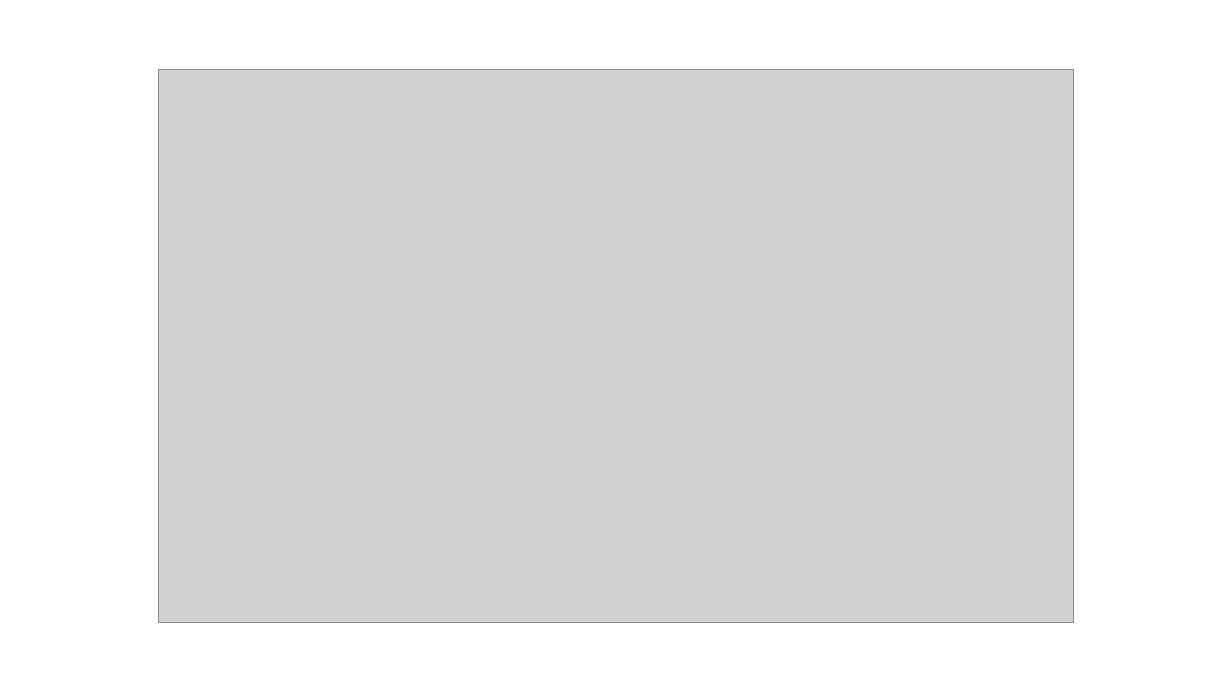
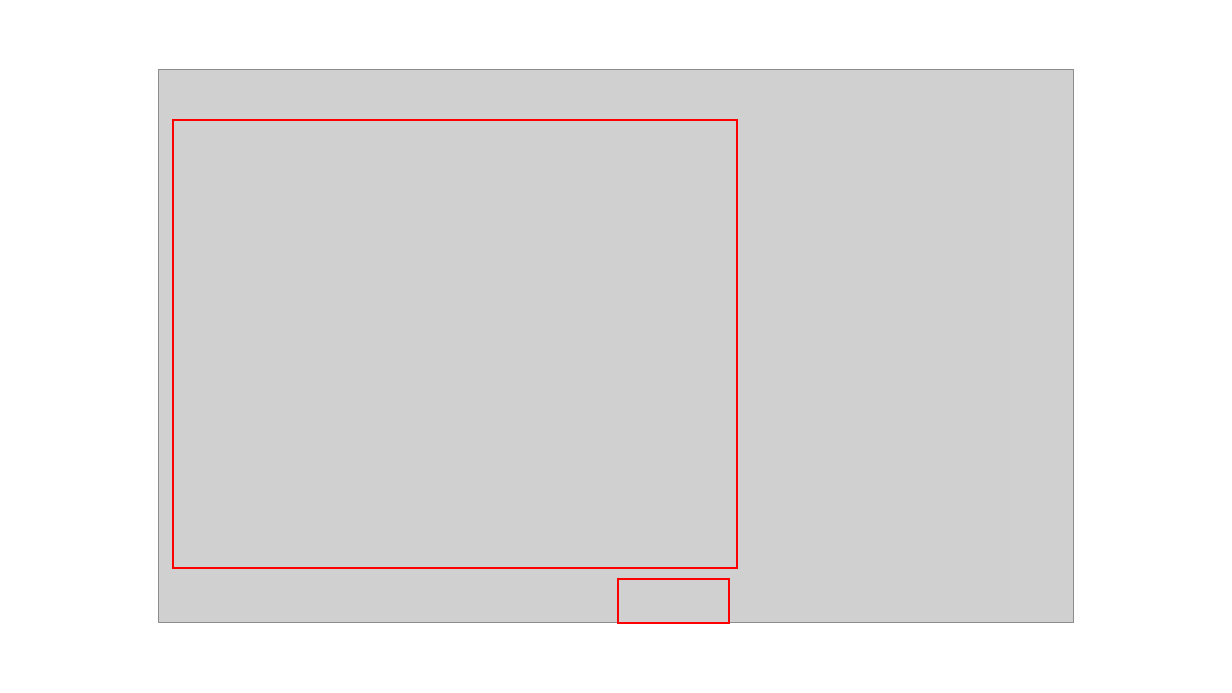
Before and after one commit to josealt2197/PP2, a slide deck: slide 12 of .Otros Archivos/Capturas de Procesos/Manual de Usuario/CapturasManualDeUsuario.pptx. Drawn at 1232x693 pixels with LibreOffice and Linux fonts; fonts in the diff are those of the drawing; grey boxes stand for pictures. Boxes give left, top, right and bottom in pixels: in the first picture for what was removed or moved away, otherwise in the second. Text is boxed around its words. In the diff, an @@ line names an element or a change of style, - is before the commit and + after.

```diff
--- a/.Otros Archivos/Capturas de Procesos/Manual de Usuario/CapturasManualDeUsuario.pptx
+++ b/.Otros Archivos/Capturas de Procesos/Manual de Usuario/CapturasManualDeUsuario.pptx
@@ rectangle added at box(173, 120, 738, 567), outline #FF0000 1.5 pt @@
@@ rectangle added at box(618, 579, 729, 623), outline #FF0000 1.5 pt @@
```
Also in this commit, not shown: 6 other slides changed, 4 slides added, 4 slides removed, 18 other files.
